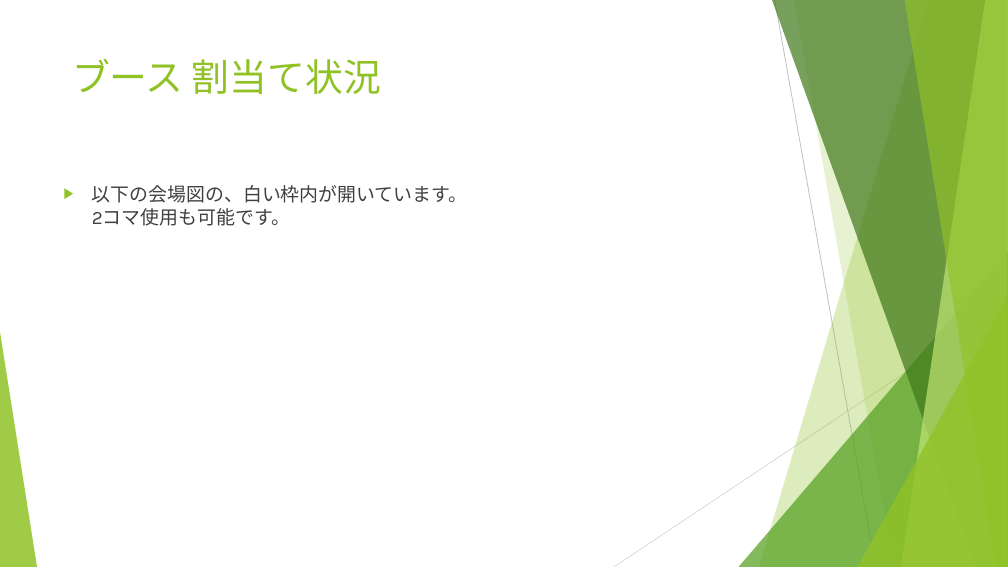
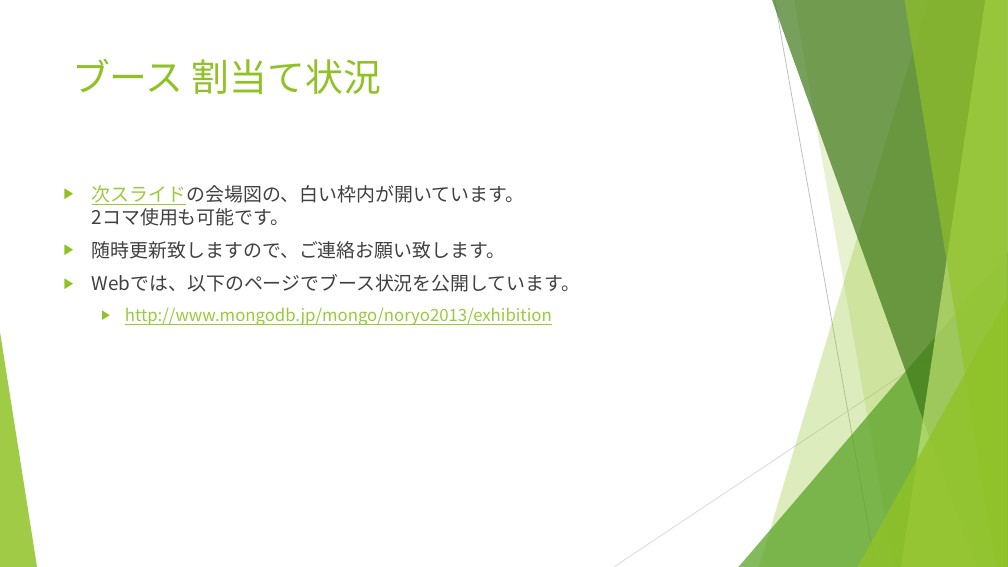
Before and after one commit to MongoDB-JP/2013-summer-festival, a slide deck: slide 7 of hot/納涼もんご祭り 資料(出展用).pptx (slide 4 before the commit). Drawn at 1008x567 pixels with LibreOffice and Linux fonts; fonts in the diff are those of the drawing. Boxes give left, top, right and bottom in pixels: in the first picture for what was removed or moved away, otherwise in the second. Text is boxed around its words. In the diff, an @@ line names an element or a change of style, - is before the commit and + after.

Commit message:
更新（イベント概要、ドキュメントリンクなど追加）

```diff
--- a/hot/納涼もんご祭り 資料(出展用).pptx
+++ b/hot/納涼もんご祭り 資料(出展用).pptx
@@ text at (92,185,581,325): text changed; font Karla to Noto Sans CJK JP @@
-▶ 以下の会場図の、白い枠内が開いています。
-  2コマ使用も可能です。
+▶ 次スライドの会場図の、白い枠内が開いています。
+  2コマ使用も可能です。
+▶ 随時更新致しますので、ご連絡お願い致します。
+▶ Webでは、以下のページでブース状況を公開しています。
+  ▶ http://www.mongodb.jp/mongo/noryo2013/exhibition
```
Also in this commit, not shown: 3 other slides changed, 3 slides added.
